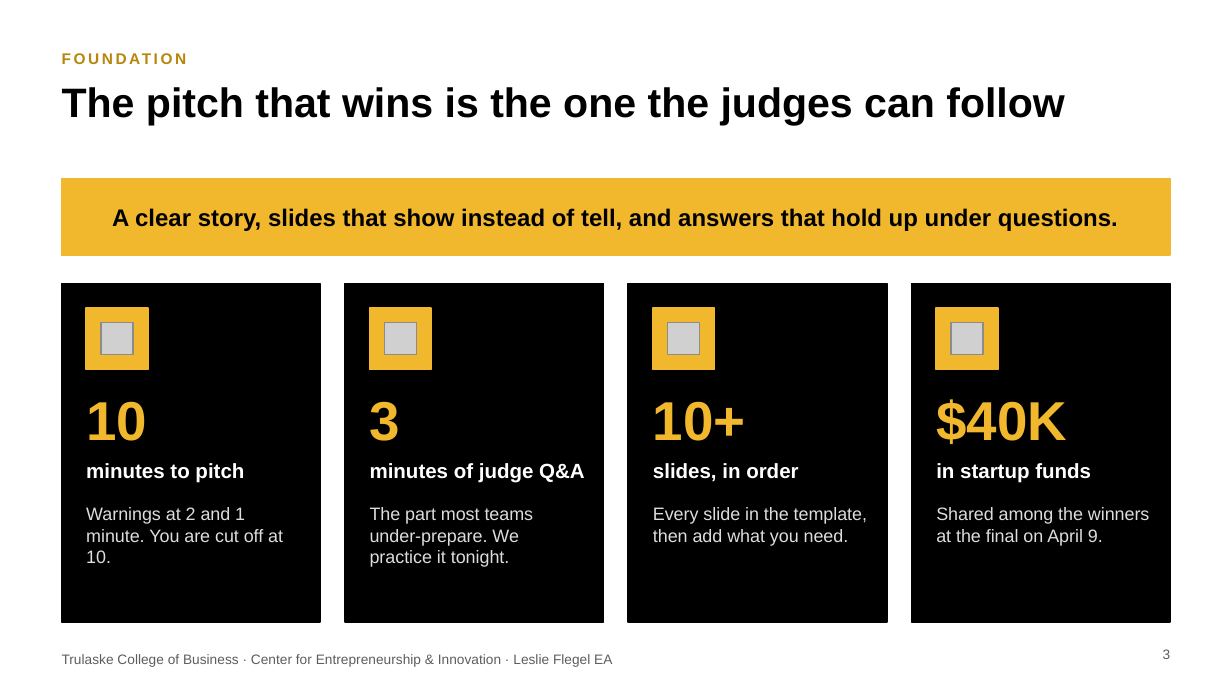
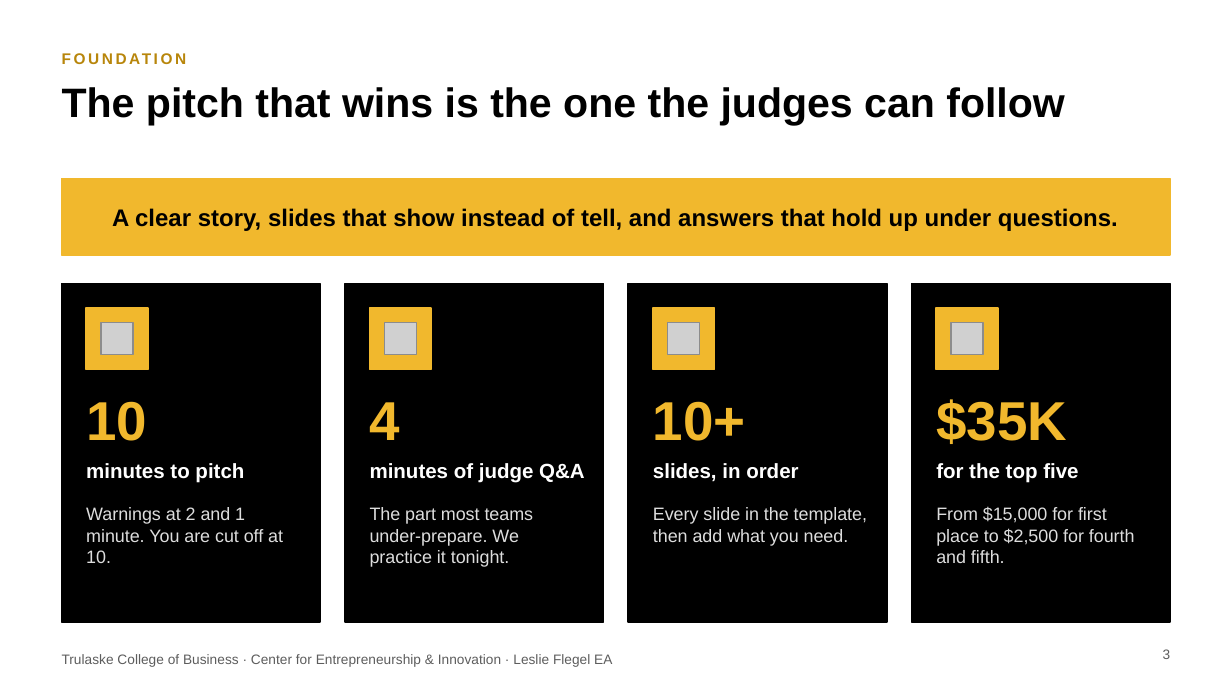
Before and after one commit to nfajors/CEI, a slide deck: slide 3 of assets/ea/ea-week6-learning-to-pitch.pptx. Drawn at 1232x693 pixels with LibreOffice and Linux fonts; fonts in the diff are those of the drawing; grey boxes stand for pictures. Boxes give left, top, right and bottom in pixels: in the first picture for what was removed or moved away, otherwise in the second. Text is boxed around its words. In the diff, an @@ line names an element or a change of style, - is before the commit and + after.

```diff
--- a/assets/ea/ea-week6-learning-to-pitch.pptx
+++ b/assets/ea/ea-week6-learning-to-pitch.pptx
@@ text at (x1=370, y1=402, x2=400, y2=440): text changed @@
-3
+4
@@ text at (x1=936, y1=399, x2=1067, y2=444): text changed @@
-$40K
+$35K
@@ text at (x1=936, y1=463, x2=1078, y2=483): text changed @@
-in startup funds
+for the top five
@@ text at (x1=936, y1=506, x2=1135, y2=563): text changed @@
-Shared among the winners at the final on April 9.
+From $15,000 for first place to $2,500 for fourth and fifth.
```
Also in this commit, not shown: 9 other slides changed, 1 slide added, 13 other files.
